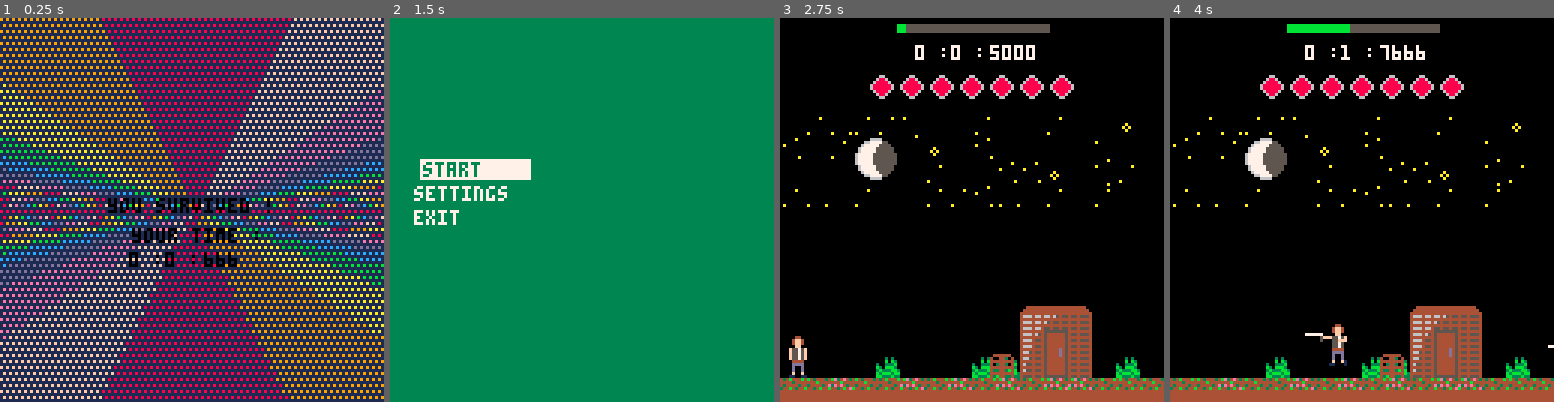
Above: before the commit, frames 1-4 (left to right).
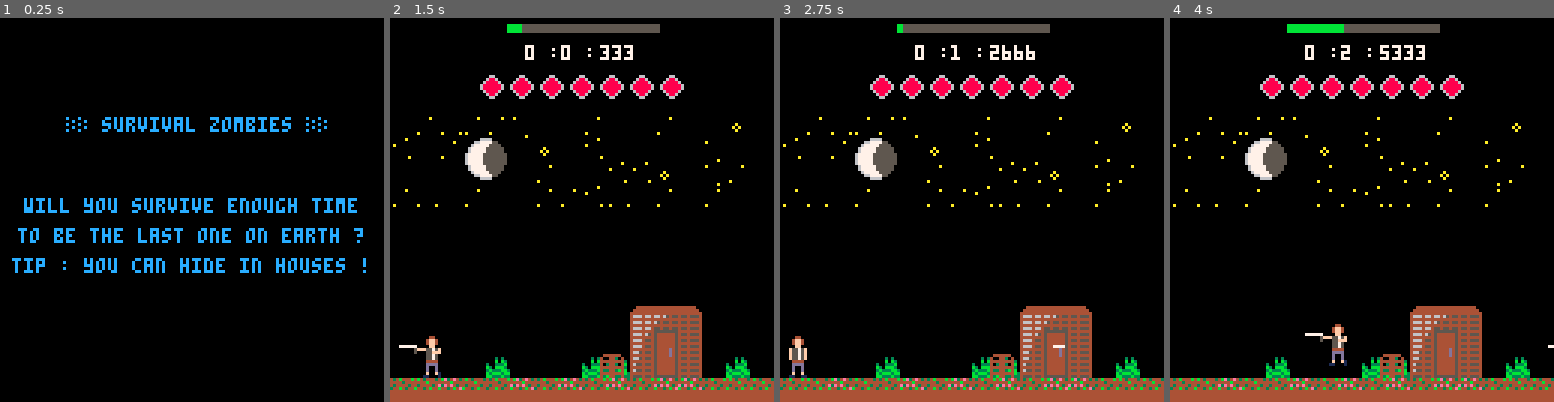
Above: after the commit, the same moments.

Repository: thomasbarrepitous/prototype_twd_pico8
Game: PICO-8 cartridge prototype_game.p8
The game is run twice, just before and just after one commit, with the same random seed, the same clock (stepped at 60 frames per second) and the same inputs.
Inputs:
- Up to frame 1 (0.25 s): no input
- Up to frame 2 (1.5 s): tap O (Z key) at 0.33, 0.7, 1.43 s; tap X (X key) at 1.07 s
- Up to frame 3 (2.75 s): hold Left 1.97-2.37 s; tap X (X key) at 2.07, 2.4, 2.73 s; tap O (Z key) at 2.22 s; hold Down from 2.42 s (still down)
- Up to frame 4 (4 s): release Down at 2.82 s; hold Right 2.87-3.53 s; tap X (X key) at 3.07, 3.4, 3.73 s; tap O (Z key) at 3.1, 3.98 s; hold Up from 3.58 s (still down)

The runs differ from the first frame. In frame 1, 99% of the frame differs, in the area x 0-100%, y 0-100%; in frame 2, 99%; in frame 3, 0.2%; in frame 4, 0.2%.

Commit message:
Forgot to change the game_state at the beggining

Diff:
--- a/prototype_game.p8
+++ b/prototype_game.p8
@@ -85,7 +85,7 @@
 
 function _init()
 	menuinit()
-	game_state=3
+	game_state=4
 end
 
 function gameinit()
